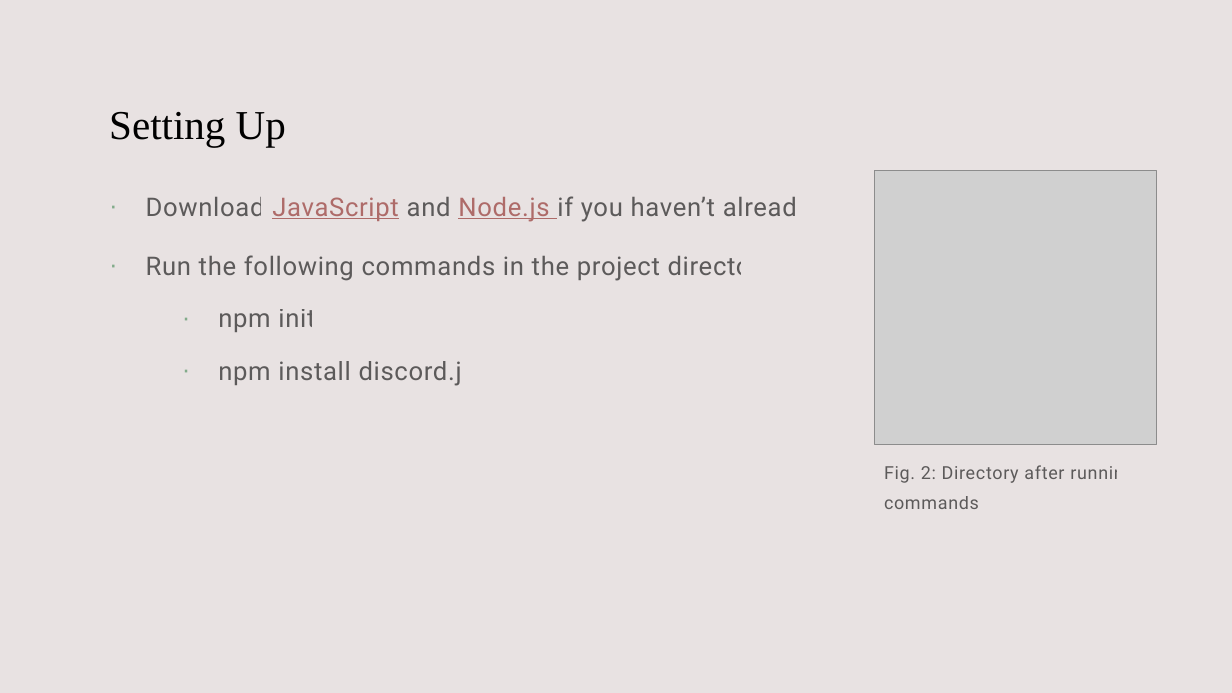
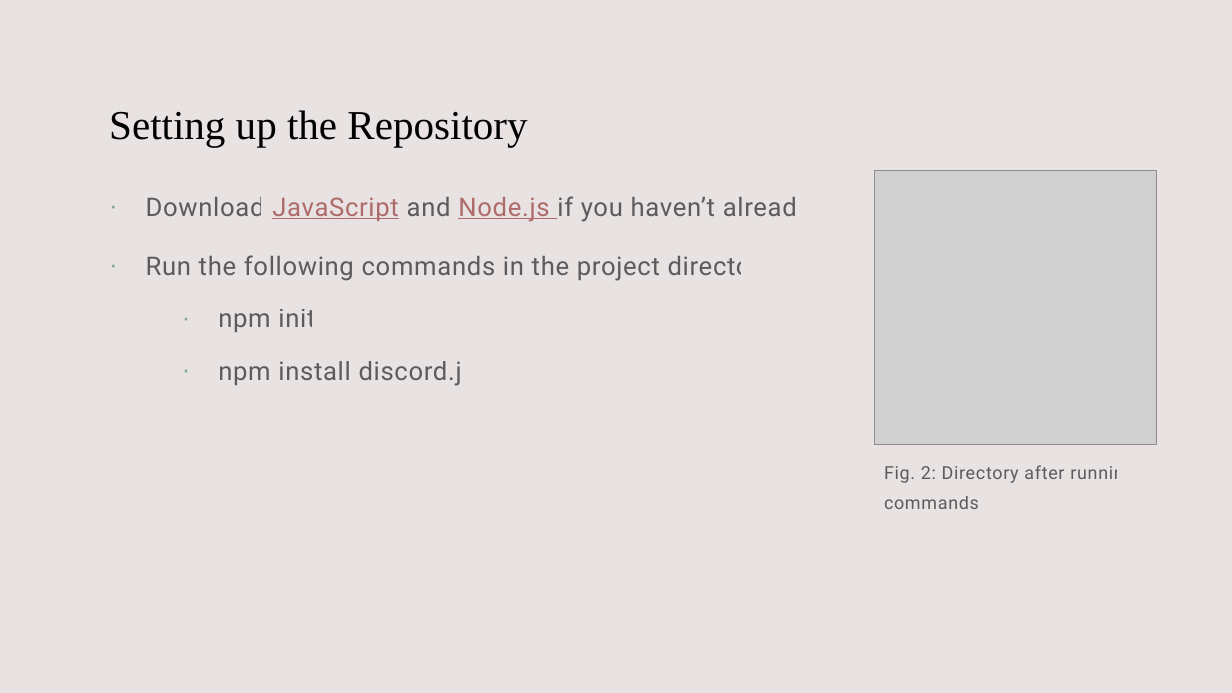
Before and after one commit to williamsantosa/cse185s-presentation, a slide deck: slide 4 of presentation.pptx (slide 3 before the commit). Drawn at 1232x693 pixels with LibreOffice and Linux fonts; fonts in the diff are those of the drawing; grey boxes stand for pictures. Boxes give left, top, right and bottom in pixels: in the first picture for what was removed or moved away, otherwise in the second. Text is boxed around its words. In the diff, an @@ line names an element or a change of style, - is before the commit and + after.

```diff
--- a/presentation.pptx
+++ b/presentation.pptx
@@ title at [109,110,527,147]: text changed @@
-Setting Up
+Setting up the Repository
```
Also in this commit, not shown: 2 other slides changed, 14 slides added, 4 other files.
